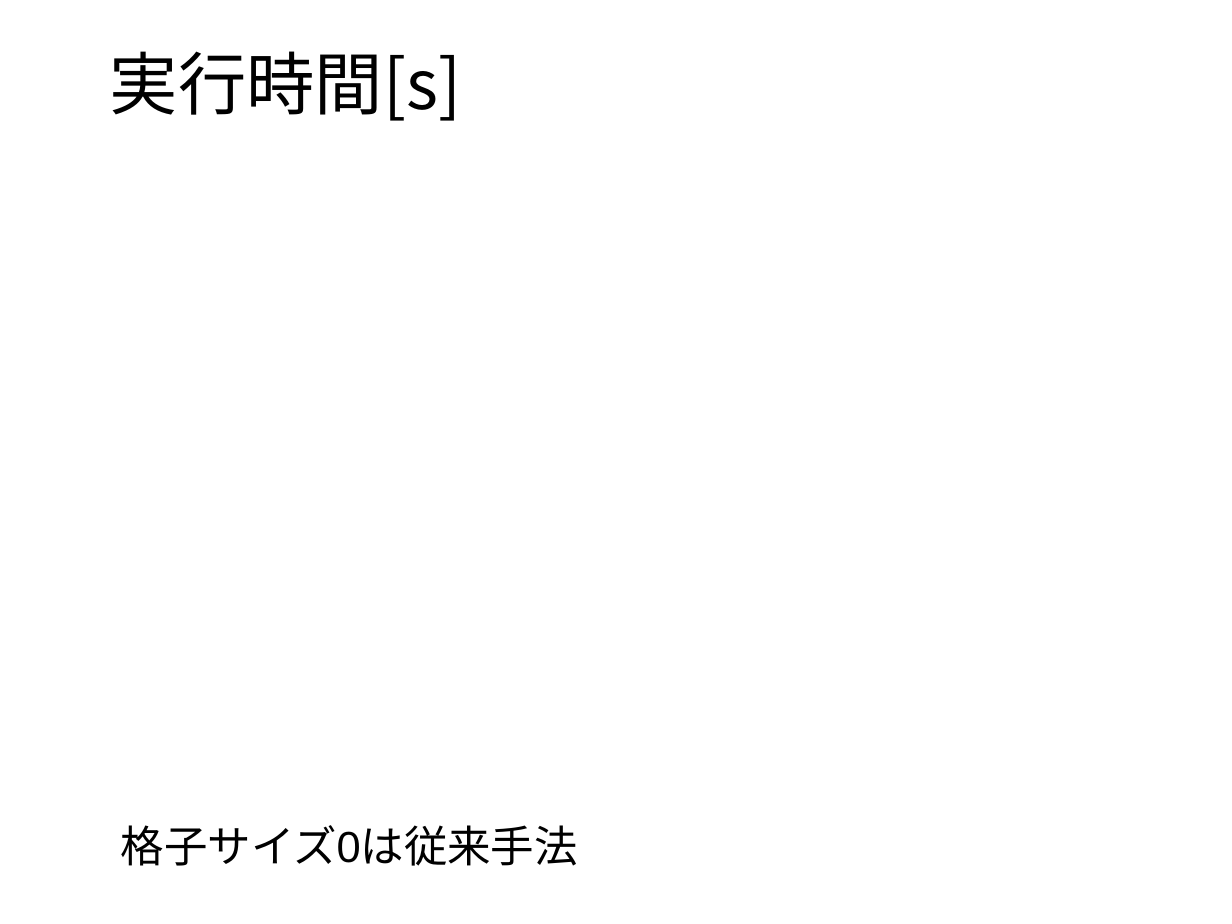
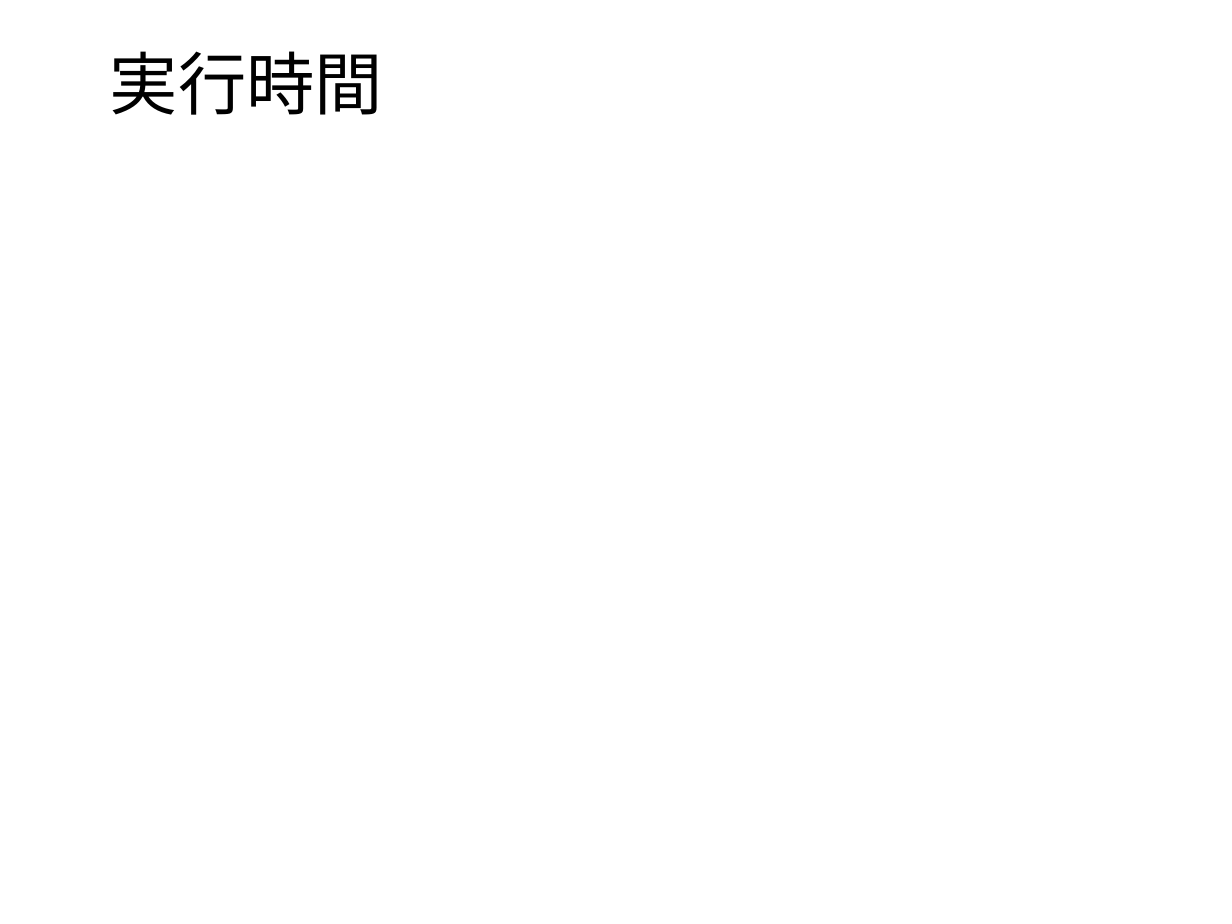
Before and after one commit to payao8810/shuron, a slide deck: slide 34 of slide.odp (slide 25 before the commit). Drawn at 1232x924 pixels with LibreOffice and Linux fonts; fonts in the diff are those of the drawing; background and template pictures are left out. Boxes give left, top, right and bottom in pixels: in the first picture for what was removed or moved away, otherwise in the second. Text is boxed around its words. In the diff, an @@ line names an element or a change of style, - is before the commit and + after.

```diff
--- a/slide.odp
+++ b/slide.odp
@@ title at (110,51,383,115): text changed @@
-実行時間[s]
+実行時間
@@ text removed at (121,825,578,866) @@
-格子サイズ0は従来手法
```
Also in this commit, not shown: 26 other slides changed, 17 slides added, 6 slides removed.
